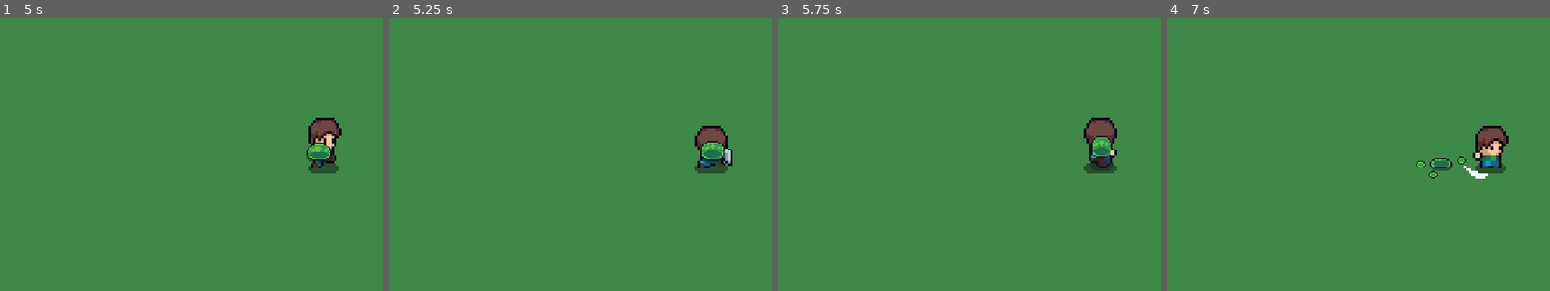
Above: before the commit, frames 1-4 (left to right).
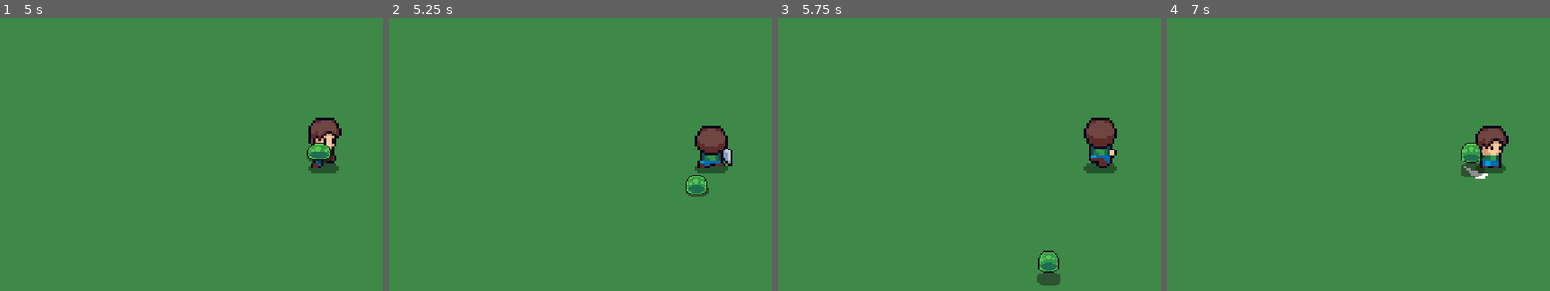
Above: after the commit, the same moments.

Repository: Xeon-MB/Sliv
Game: Godot game, scene res://scenes/game.tscn
Same seed, same stepped clock (60 frames per second), same inputs: the game is played once before the commit and once after it.
Inputs (mouse positions are in pixels of both pictures, inside the frame that each line leads up to):
- Up to frame 1 (5 s): move the mouse to (287, 230) at 0.52 s; hold W (cima) 0.53-2.03 s; click (287, 230) at 0.6 s; move the mouse to (outside the picture) at 1.27 s; click (outside the picture) at 1.35 s; move the mouse to (107, 88) at 2.02 s; hold A (esquerda) 2.03-3.53 s; click (107, 88) at 2.1 s; move the mouse to (360, 151) at 2.77 s; click (360, 151) at 2.85 s; move the mouse to (214, 50) at 3.52 s; hold S (baixo) 3.53-4.28 s; click (214, 50) at 3.6 s; move the mouse to (outside the picture) at 4.27 s; hold D (direita) from 4.28 s (still down); click (outside the picture) at 4.35 s
- Up to frame 2 (5.25 s): move the mouse to (569, 170) at 5.02 s; release D (direita) at 5.03 s; hold W (cima) from 5.03 s (still down); click (569, 170) at 5.1 s
- Up to frame 3 (5.75 s): keep holding W (cima)
- Up to frame 4 (7 s): move the mouse to (outside the picture) at 5.77 s; release W (cima) at 5.78 s; hold D (direita) from 5.78 s (still down); click (outside the picture) at 5.85 s; move the mouse to (1454, 230) at 6.52 s; click (1454, 230) at 6.6 s

Frame 1 is identical in both runs. In frame 2, 0.7% of the frame differs, in the area x 77-88%, y 45-66%; in frame 3, 1.0%, in the area x 67-88%, y 43-99%; in frame 4, 0.8%.

Commit message:
knockback em inimigos adicionado

Diff:
--- a/scenes/slime.tscn
+++ b/scenes/slime.tscn
@@ -2,6 +2,7 @@
 
 [ext_resource type="Texture2D" uid="uid://dvbgucu3idlhj" path="res://assets/images/enemies/Slime_Green.png" id="1_371uh"]
 [ext_resource type="Script" uid="uid://dh8jwkgsse472" path="res://scripts/slime.gd" id="1_p2gj0"]
+[ext_resource type="AudioStream" uid="uid://y14eo8e7a0o3" path="res://assets/images/audio/751338__qubodup__slime-attack-1-_1_.wav" id="3_n6pvg"]
 
 [sub_resource type="AtlasTexture" id="AtlasTexture_p2gj0"]
 atlas = ExtResource("1_371uh")
@@ -186,5 +187,9 @@
 [node name="CollisionShape2D" type="CollisionShape2D" parent="Sight" unique_id=1635641678]
 shape = SubResource("CircleShape2D_xvf33")
 
+[node name="takedamage" type="AudioStreamPlayer2D" parent="." unique_id=2025864171]
+stream = ExtResource("3_n6pvg")
+pitch_scale = 0.75
+
 [connection signal="body_entered" from="Sight" to="." method="_on_sight_body_entered"]
 [connection signal="body_exited" from="Sight" to="." method="_on_sight_body_exited"]
--- a/scripts/player.gd
+++ b/scripts/player.gd
@@ -7,6 +7,7 @@
 var hitbox_offset: Vector2
 @onready var hitbox: Area2D = $hitbox
 var last_direction := Vector2.DOWN
+var strenght: int = 20
 
 func _ready() -> void:
 	hitbox_offset = hitbox.position
@@ -83,4 +84,4 @@
 
 func _on_hitbox_body_entered(body: Node2D) -> void:
 	if atacking and body.name.begins_with("Slime"):
-		body.leva_dano(50)
+		body.leva_dano(strenght, position)
--- a/scripts/slime.gd
+++ b/scripts/slime.gd
@@ -1,11 +1,13 @@
 extends CharacterBody2D
 
 
-const SPEED = 50
+const SPEED: int = 50
 var target = null
 var healthy: int = 100
 @onready var animated_sprite_2d: AnimatedSprite2D = $AnimatedSprite2D
 @onready var slime: CharacterBody2D = $"."
+@onready var takedamage: AudioStreamPlayer2D = $takedamage
+const KNOCKBACK_FORCE: int = 50
 
 func _process(delta: float) -> void:
 	if healthy <= 0:
@@ -20,10 +22,16 @@
 	position += direction * SPEED * delta
 	animated_sprite_2d.play("atacking")
 
-func leva_dano(damage: int) -> void:
+
+func leva_dano(damage: int, attacker_position: Vector2) -> void:
 	healthy -= damage
 	print(healthy)
+	takedamage.play()
+	var knockback_direction = (position - attacker_position).normalized()
+	var target_position = position + knockback_direction * KNOCKBACK_FORCE
 
+	var tween = create_tween()
+	tween.tween_property(self, "position", target_position, 0.5)
 
 func _on_sight_body_entered(body: Node2D) -> void:
 	if body.name == "Player":
Not shown, added: assets/images/audio/751338__qubodup__slime-attack-1-_1_.wav.import
Not shown, added: assets/images/audio/751338__qubodup__slime-attack-1-_1_.wav
Not shown, removed: assets/images/audio/751338__qubodup__slime-attack-1.flac
